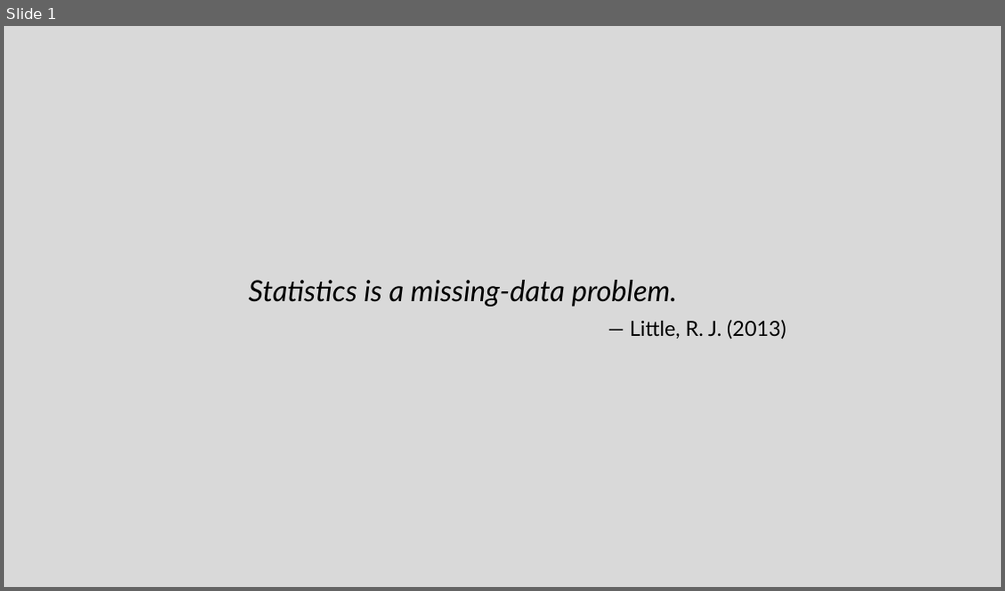
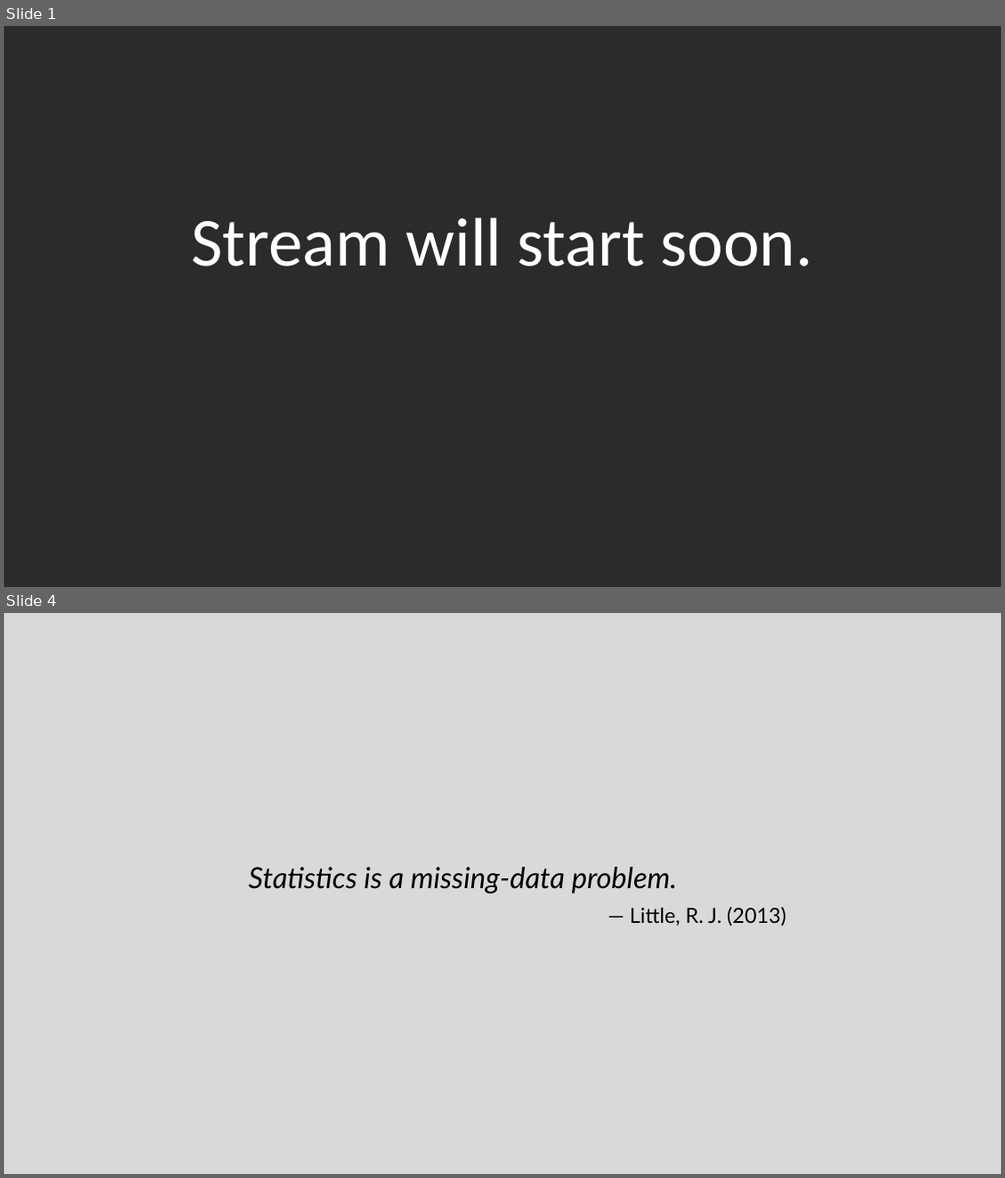
Before and after one commit to tonyctan/UseR, a slide deck: presentation.pptx. Shown one above the other, each under a label of ours: slide 1 before the commit, slides 1 and 4 after it; the slides between them are not shown. The pictures are 1005x591 and 1005x1178 pixels, drawn with LibreOffice and Linux fonts; fonts in the diff are those of the drawing; background and template pictures are left out; a plain dark background stands for a picture behind light text. Boxes give left, top, right and bottom in pixels: in the first picture for what was removed or moved away, otherwise in the second. Text is boxed around its words. In the diff, an @@ line names an element or a change of style, - is before the commit and + after.

```diff
--- a/presentation.pptx
+++ b/presentation.pptx
@@ slide 1 added at [4,26,1001,587], background picture (left out) @@
@@ text added at [192,217,813,266], 66 pt, text #FFFFFF @@
+Stream will start soon.
@@ what was slide 1 is now slide 4 @@
```
Also in this commit, not shown: 2 other slides added.
